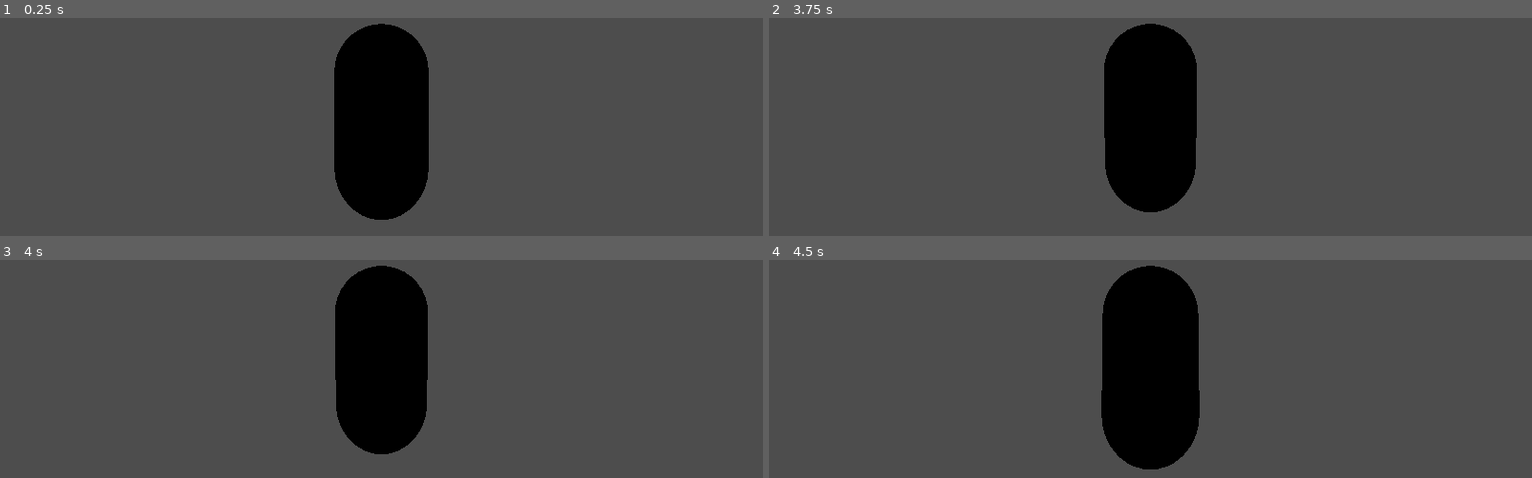
Above: before the commit, frames 1-4 (two rows, left to right).
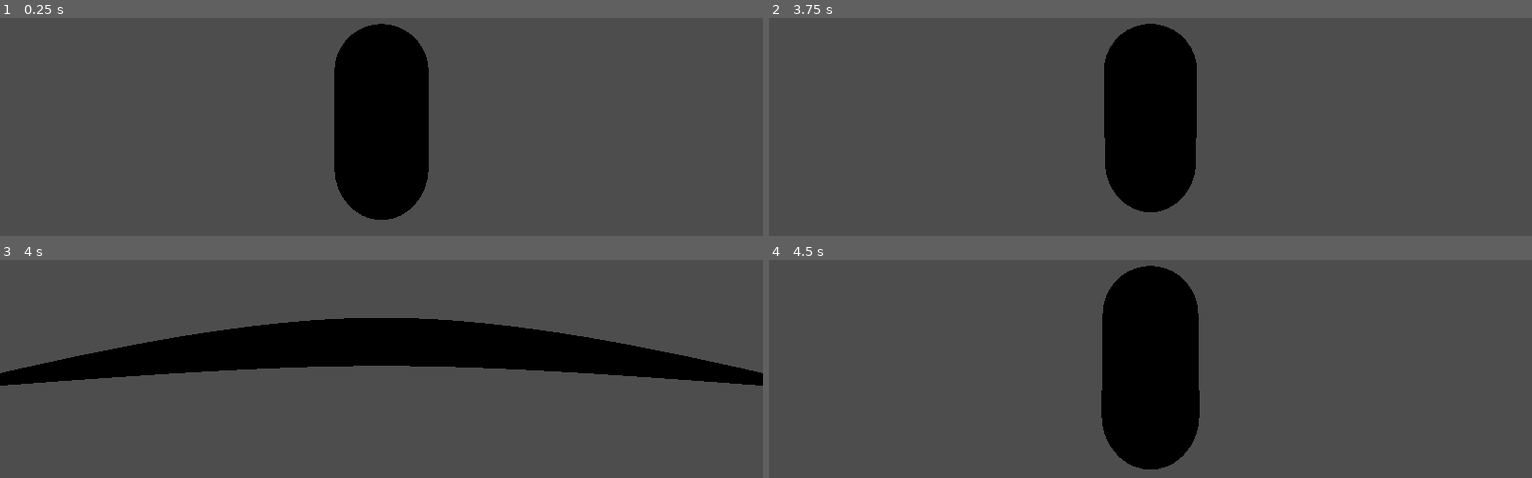
Above: after the commit, the same moments.

Repository: CJ-Eilenstine/shadow-shutter
Game: Godot game, scene res://Scenes/characters/player.tscn
Two runs of this game, one before a commit and one after it. Both use one fixed random seed, a clock stepped at 60 frames per second and the inputs below.
Inputs (mouse positions are in pixels of both pictures, inside the frame that each line leads up to):
- Up to frame 1 (0.25 s): no input
- Up to frame 2 (3.75 s): tap Enter at 0.5, 2, 3.5 s; move the mouse to (1188, 20) at 0.52 s; hold Right mouse button (AimCamera) 0.53-1.28 s; hold W (Forward) from 0.53 s (still down); tap Space (Jump) at 0.77, 1.25, 1.52, 2.75, 3.02 s; move the mouse to (1112, 24) at 1.27 s; click (1112, 24) at 1.35 s; move the mouse to (outside the picture) at 2.02 s; hold Right mouse button (AimCamera) 2.03-2.78 s; move the mouse to (1142, 28) at 2.77 s; click (1142, 28) at 2.85 s; move the mouse to (1203, 26) at 3.52 s; hold Right mouse button (AimCamera) from 3.53 s (still down)
- Up to frame 3 (4 s): keep holding W (Forward); keep holding Right mouse button (AimCamera); tap Space (Jump) at 3.77 s
- Up to frame 4 (4.5 s): keep holding W (Forward); move the mouse to (outside the picture) at 4.27 s; release Right mouse button (AimCamera) at 4.28 s; click (outside the picture) at 4.35 s

Frames 1-2 are identical in both runs. In frame 3, 20% of the frame differs, in the area x 0-100%, y 2-90%; in frame 4, nothing differs.

Commit message:
Enter
Working on some stuff to enter the level so far.

Diff:
--- a/Scenes/characters/player.tscn
+++ b/Scenes/characters/player.tscn
@@ -9,6 +9,8 @@
 [sub_resource type="CapsuleShape3D" id="CapsuleShape3D_ltuud"]
 radius = 0.567834
 height = 2.22079
+
+[sub_resource type="CapsuleShape3D" id="CapsuleShape3D_cvkdo"]
 
 [node name="Player" type="CharacterBody3D" node_paths=PackedStringArray("CameraViewport", "CameraPreview")]
 transform = Transform3D(0.995288, 0, 0, 0, 0.995288, 0, 0, 0, 0.995288, 0, 0, 0)
@@ -63,3 +65,6 @@
 
 [node name="Camera3D" type="Camera3D" parent="CamOrigin/SpringArm3D"]
 transform = Transform3D(1.00473, 0, 0, 0, 1.00473, 0, 0, 0, 1.00473, 0, 0, 3)
+
+[node name="CollisionShape3D" type="CollisionShape3D" parent="."]
+shape = SubResource("CapsuleShape3D_cvkdo")
--- /dev/null
+++ b/Scripts/control.gd
@@ -0,0 +1,15 @@
+extends Control
+
+
+# Called when the node enters the scene tree for the first time.
+func _ready():
+	pass # Replace with function body.
+
+
+# Called every frame. 'delta' is the elapsed time since the previous frame.
+func _process(delta):
+	pass
+
+
+func _on_enter_pressed():
+	get_tree().change_scene_to_file("res://Scenes/levels/level_1.tscn")
--- /dev/null
+++ b/Scripts/level_enter.gd
@@ -0,0 +1,16 @@
+extends Area3D
+
+var level_enter= preload("res://control.tscn")
+# Called when the node enters the scene tree for the first time.
+func _ready():
+	pass # Replace with function body.
+
+
+# Called every frame. 'delta' is the elapsed time since the previous frame.
+func _process(delta):
+	pass
+
+
+func _on_area_entered(area):
+	print("Hello World!")
+	level_enter.instantiate()
--- /dev/null
+++ b/control.tscn
@@ -0,0 +1,26 @@
+[gd_scene load_steps=2 format=3 uid="uid://2auxkdlvilfp"]
+
+[ext_resource type="Script" path="res://Scripts/control.gd" id="1_62vw1"]
+
+[node name="Control" type="Control"]
+layout_mode = 3
+anchors_preset = 15
+anchor_right = 1.0
+anchor_bottom = 1.0
+grow_horizontal = 2
+grow_vertical = 2
+script = ExtResource("1_62vw1")
+
+[node name="MarginContainer" type="MarginContainer" parent="."]
+layout_mode = 0
+offset_right = 40.0
+offset_bottom = 40.0
+
+[node name="VBoxContainer" type="VBoxContainer" parent="MarginContainer"]
+layout_mode = 2
+
+[node name="enter" type="Button" parent="MarginContainer/VBoxContainer"]
+layout_mode = 2
+text = "Enter Level"
+
+[connection signal="pressed" from="MarginContainer/VBoxContainer/enter" to="." method="_on_enter_pressed"]
Not shown: 1 places in Scenes/characters/player.tscn that only renumber resources
Not shown, changed: Scenes/levels/test_lobby.tscn
